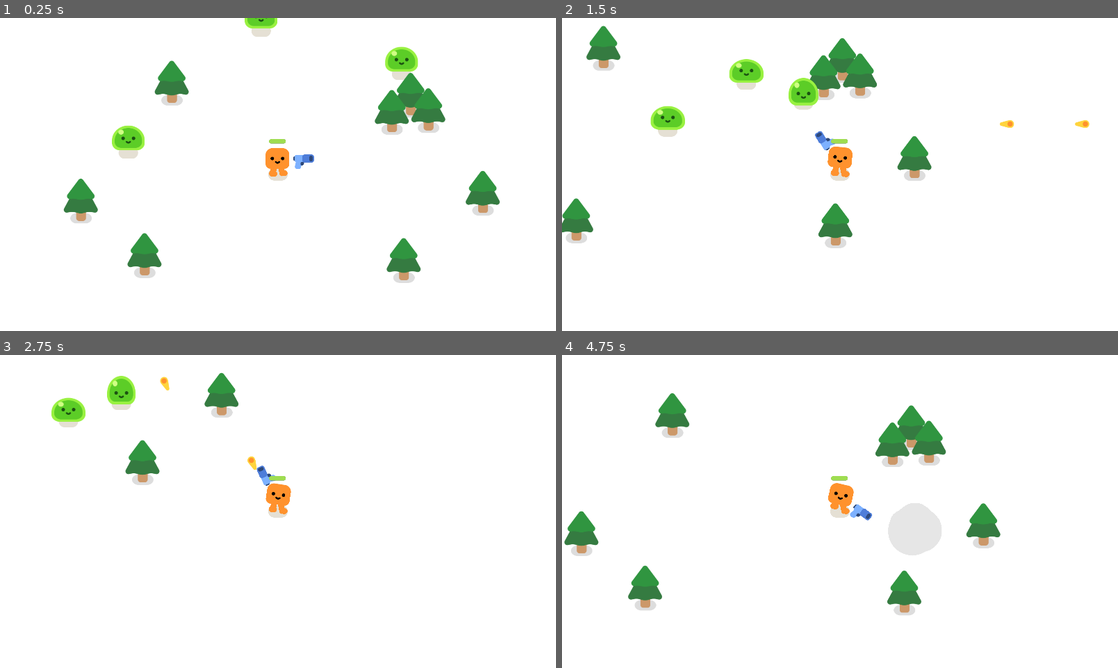
Above: before the commit, frames 1-4 (two rows, left to right).
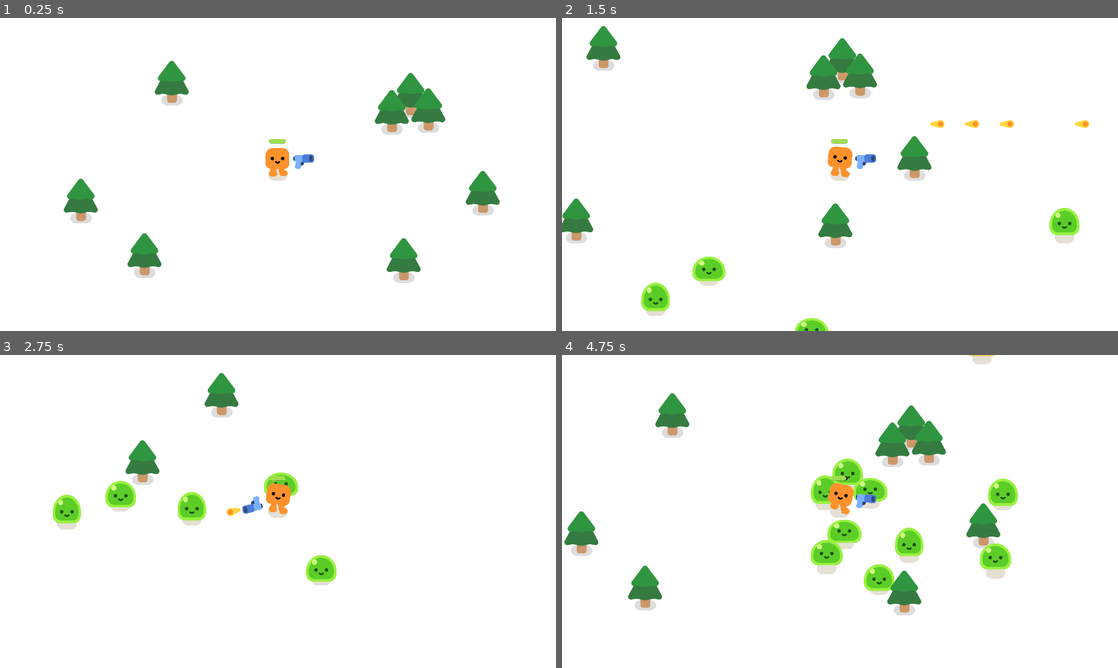
Above: after the commit, the same moments.

Repository: mvfranco94/2d-project-godot
Game: Godot game, scene res://survivors_game.tscn
Two runs of this game, one before a commit and one after it. Both use one fixed random seed, a clock stepped at 60 frames per second and the inputs below.
Inputs:
- Up to frame 1 (0.25 s): no input
- Up to frame 2 (1.5 s): hold D (move_right) 0.53-1.28 s; hold S (move_down) from 1.28 s (still down)
- Up to frame 3 (2.75 s): release S (move_down) at 2.03 s; hold D (move_right) from 2.03 s (still down)
- Up to frame 4 (4.75 s): release D (move_right) at 2.78 s; hold W (move_up) 2.78-3.53 s; hold A (move_left) from 3.53 s (still down)

The runs differ from the first frame. In frame 1, 1.2% of the frame differs, in the area x 20-76%, y 0-45%; in frame 2, 3.3%; in frame 3, 3.2%; in frame 4, 5.0%, in the area x 44-82%, y 0-77%.

Commit message:
Add spawn randomly for the mobs

Diff:
--- /dev/null
+++ b/survivors_game.gd
@@ -0,0 +1,11 @@
+extends Node2D
+
+func spawn_mob():
+	var new_mob = preload("res://mob.tscn").instantiate()
+	%PathFollow2D.progress_ratio = randf()
+	new_mob.global_position = %PathFollow2D.global_position
+	add_child(new_mob)
+
+
+func _on_timer_timeout():
+	spawn_mob()
--- a/survivors_game.tscn
+++ b/survivors_game.tscn
@@ -1,11 +1,18 @@
-[gd_scene load_steps=4 format=3 uid="uid://3xlrjc4v26bs"]
+[gd_scene load_steps=5 format=3 uid="uid://3xlrjc4v26bs"]
 
 [ext_resource type="PackedScene" uid="uid://bmp3073obewxn" path="res://player.tscn" id="1_mvnel"]
+[ext_resource type="Script" path="res://survivors_game.gd" id="1_qx1ty"]
 [ext_resource type="PackedScene" uid="uid://ddnkt672xp2l4" path="res://pine_tree.tscn" id="2_5g45k"]
-[ext_resource type="PackedScene" uid="uid://m870w0b0ho4c" path="res://mob.tscn" id="2_jp1pg"]
+
+[sub_resource type="Curve2D" id="Curve2D_8q8t3"]
+_data = {
+"points": PackedVector2Array(0, 0, 0, 0, -173, -331, 0, 0, 0, 0, 2119, -342, 0, 0, 0, 0, 2105, 1291, 0, 0, 0, 0, -161, 1289, 0, 0, 0, 0, -173, -335)
+}
+point_count = 5
 
 [node name="Game" type="Node2D"]
 y_sort_enabled = true
+script = ExtResource("1_qx1ty")
 
 [node name="CanvasLayer" type="CanvasLayer" parent="."]
 layer = -30
@@ -17,14 +24,14 @@
 [node name="Player" parent="." instance=ExtResource("1_mvnel")]
 position = Vector2(939, 503)
 
-[node name="Mob" parent="." instance=ExtResource("2_jp1pg")]
-position = Vector2(348, 417)
+[node name="Path2D" type="Path2D" parent="Player"]
+position = Vector2(-939, -503)
+curve = SubResource("Curve2D_8q8t3")
 
-[node name="Mob2" parent="." instance=ExtResource("2_jp1pg")]
-position = Vector2(872, -67)
-
-[node name="Mob3" parent="." instance=ExtResource("2_jp1pg")]
-position = Vector2(1424, 109)
+[node name="PathFollow2D" type="PathFollow2D" parent="Player/Path2D"]
+unique_name_in_owner = true
+position = Vector2(-173, -331)
+rotation = -0.00479927
 
 [node name="PineTree" parent="." instance=ExtResource("2_5g45k")]
 position = Vector2(259, 654)
@@ -49,3 +56,9 @@
 
 [node name="PineTree8" parent="." instance=ExtResource("2_5g45k")]
 position = Vector2(1374, 859)
+
+[node name="Timer" type="Timer" parent="."]
+wait_time = 0.3
+autostart = true
+
+[connection signal="timeout" from="Timer" to="." method="_on_timer_timeout"]
